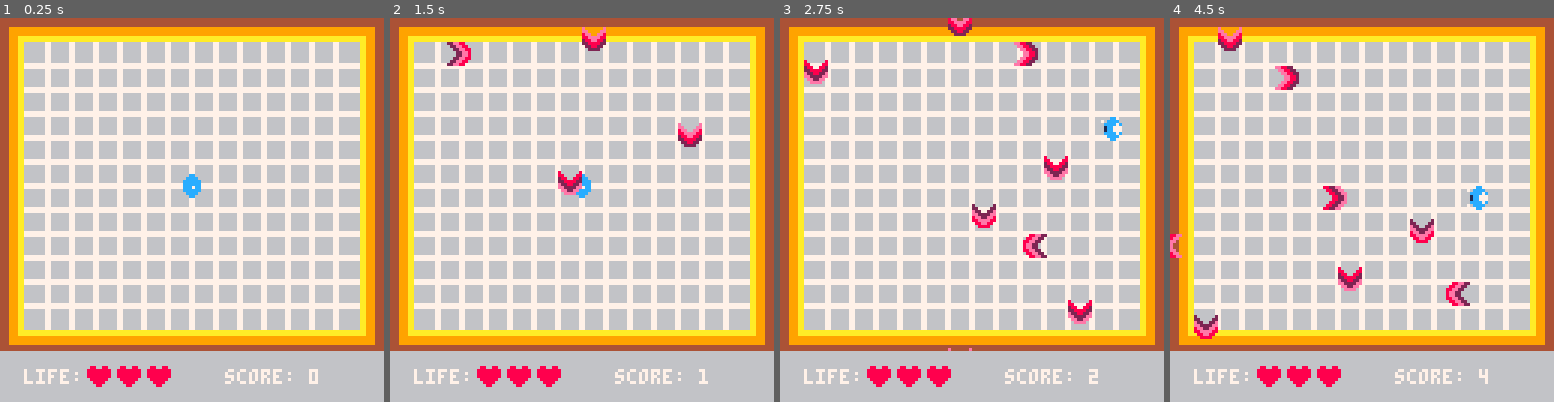
Above: before the commit, frames 1-4 (left to right).
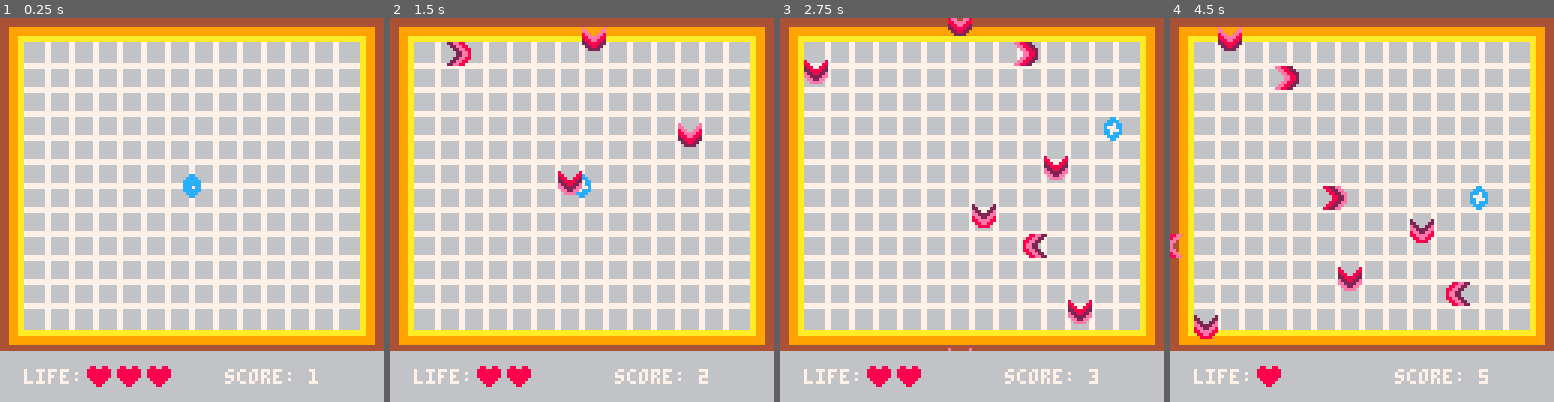
Above: after the commit, the same moments.

Repository: reorx/pico8_carts
Game: PICO-8 cartridge dodge.p8
Two runs of this game, one before a commit and one after it. Both use one fixed random seed, a clock stepped at 60 frames per second and the inputs below.
Inputs:
- Up to frame 1 (0.25 s): no input
- Up to frame 2 (1.5 s): no input
- Up to frame 3 (2.75 s): hold Right 1.6-2.1 s; hold Up 2.15-2.42 s; hold Right from 2.47 s (still down)
- Up to frame 4 (4.5 s): release Right at 3.03 s; hold Left 3.08-3.58 s; hold Down 3.63-3.97 s; hold Right from 4.02 s (still down)

The runs differ from the first frame. In frame 1, less than 0.1% of the frame differs, in the area x 80-83%, y 91-95%; in frame 2, 0.3%; in frame 3, 0.3%; in frame 4, 0.6%, in the area x 30-83%, y 44-97%.

Commit message:
add bullet collide determination, add game over
it's now a real game

Diff:
--- a/dodge.p8
+++ b/dodge.p8
@@ -3,12 +3,9 @@
 __lua__
 -- dodge
 
--- wall
-
 -- for any given point on the
 -- map, true if there is wall
 -- there.
-
 function is_point_solid(tx, ty)
     -- grab the cell value
     local v = mget(tx, ty)
@@ -36,10 +33,8 @@
         ty = ty,
         dx = 0,
         dy = 0,
-        width = 0.89,
-        height = 0.99,
-        halfwidth = 0.5,
-        halfheight = 0.5,
+        width = 1,
+        height = 1,
         spr = 0,
         spr_w = 1,
         spr_h = 1,
@@ -82,6 +77,10 @@
     self.spr = 2
     self.life = 3
     self.score = 0
+    self.invincible = 0
+    -- reduce 0.01 to make right/bottom side gap work properly
+    self.width = 0.89
+    self.height = 0.99
 end
 
 function cube_type:update()
@@ -120,6 +119,7 @@
     end
 
     -- update tx, ty
+    -- determine wall
     if is_nearby_solid(self.tx+self.dx, self.ty, self.width, self.height) then
         self.dx *= -1
     else
@@ -135,11 +135,52 @@
     self.dx *= self.inertia
     self.dy *= self.inertia
 
+    if self.tick % 30 == 0 then
+        if (self.invincible > 0) self.invincible -= 1
+        self.score += 1
+    end
+
     -- tick
     self.tick += 1
-
-    if self.tick % 30 == 0 then
-        self.score += 1
+end
+
+-- called after `update()`
+function cube_type:update_by_invincible()
+    if self.invincible > 0 then
+        self.spr = 1
+        self.frame = 0
+    end
+end
+
+function cube_type:colide_with_bullet(b)
+    local bltx = b.tx + 0.125
+    local blty = b.ty + 0.125
+    local brtx = b.tx + b.width - 0.125
+    local brty = b.ty + b.height - 0.125
+    -- local bltx = b.tx
+    -- local blty = b.ty + b.height
+    -- local brtx = b.tx + b.width
+    -- local brty = b.ty
+
+    local cltx = cube.tx
+    local clty = cube.ty + cube.height
+    local crtx = cube.tx + cube.width
+    local crty = cube.ty
+
+    local is_collided = true
+    if cltx > brtx or bltx > crtx then
+        is_collided = false
+    end
+    if clty < brty or blty < crty then
+        is_collided = false
+    end
+
+    if is_collided then
+        self.invincible = 2
+        self.life -= 1
+        if self.life == 0 then
+            game_over()
+        end
     end
 end
 
@@ -187,45 +228,6 @@
     return b
 end
 
-function move_bullet(b)
-    b:update()
-end
-
-function _init()
-    cube = cube_type:new(7.5, 6.5)
-    cube:init()
-end
-
-function _update()
-    cube:update()
-
-    if (cube.tick / 10) % 1 == 0 then
-        add(bullets, random_bullet())
-    end
-    for b in all(bullets) do
-        b:update()
-        if b.tx == 16 or b.ty == 16 or b.tx == -1 or b.ty == -1 then
-            del(bullets, b)
-        end
-    end
-end
-
-function _draw()
-    cls()
-    map(0,0,0,0,16,14)
-    cube:draw()
-
-    -- bullets
-    for b in all(bullets) do
-        b:draw()
-    end
-
-    -- panel
-    draw_panel()
-
-    -- debug()
-end
-
 panel_y0 = 111
 panel_text_x0 = 8
 panel_text_y0 = 117
@@ -252,6 +254,64 @@
 function debug()
 	dprint("tx:"..cube.tx.." dx:"..cube.dx.." bullets:"..#bullets, 1)
 	dprint("ty:"..cube.ty.." dy:"..cube.dy, 0)
+end
+
+is_game_over = false
+function game_over()
+    is_game_over = true
+end
+
+-- pico8 functions
+
+function _init()
+    cube = cube_type:new(7.5, 6.5)
+    cube:init()
+end
+
+function _update()
+    if is_game_over then
+        return
+    end
+
+    cube:update()
+
+    if (cube.tick / 10) % 1 == 0 then
+        add(bullets, random_bullet())
+    end
+    for b in all(bullets) do
+        b:update()
+        if b.tx == 16 or b.ty == 16 or b.tx == -1 or b.ty == -1 then
+            del(bullets, b)
+        else
+            if cube.invincible == 0 then
+                cube:colide_with_bullet(b)
+            end
+        end
+    end
+
+    cube:update_by_invincible()
+end
+
+function _draw()
+    cls()
+    if is_game_over then
+        print("game over")
+        print("score: "..cube.score)
+        return
+    end
+
+    map(0,0,0,0,16,14)
+    cube:draw()
+
+    -- bullets
+    for b in all(bullets) do
+        b:draw()
+    end
+
+    -- panel
+    draw_panel()
+
+    -- debug()
 end
 __gfx__
 00000000000cc0000000000000000000000cc000070cc070070cc000000cc000000cc070000cc000000cc000000cc00000000000000000000000000000000000
